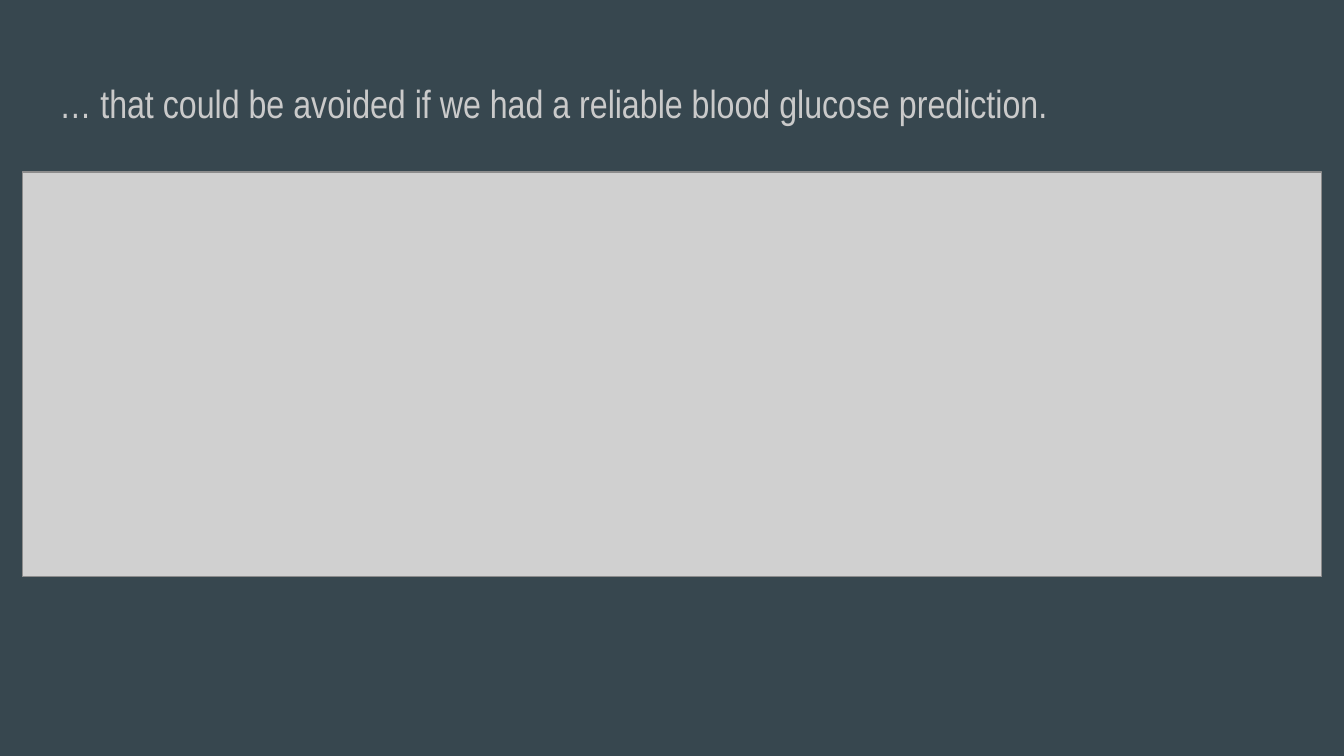
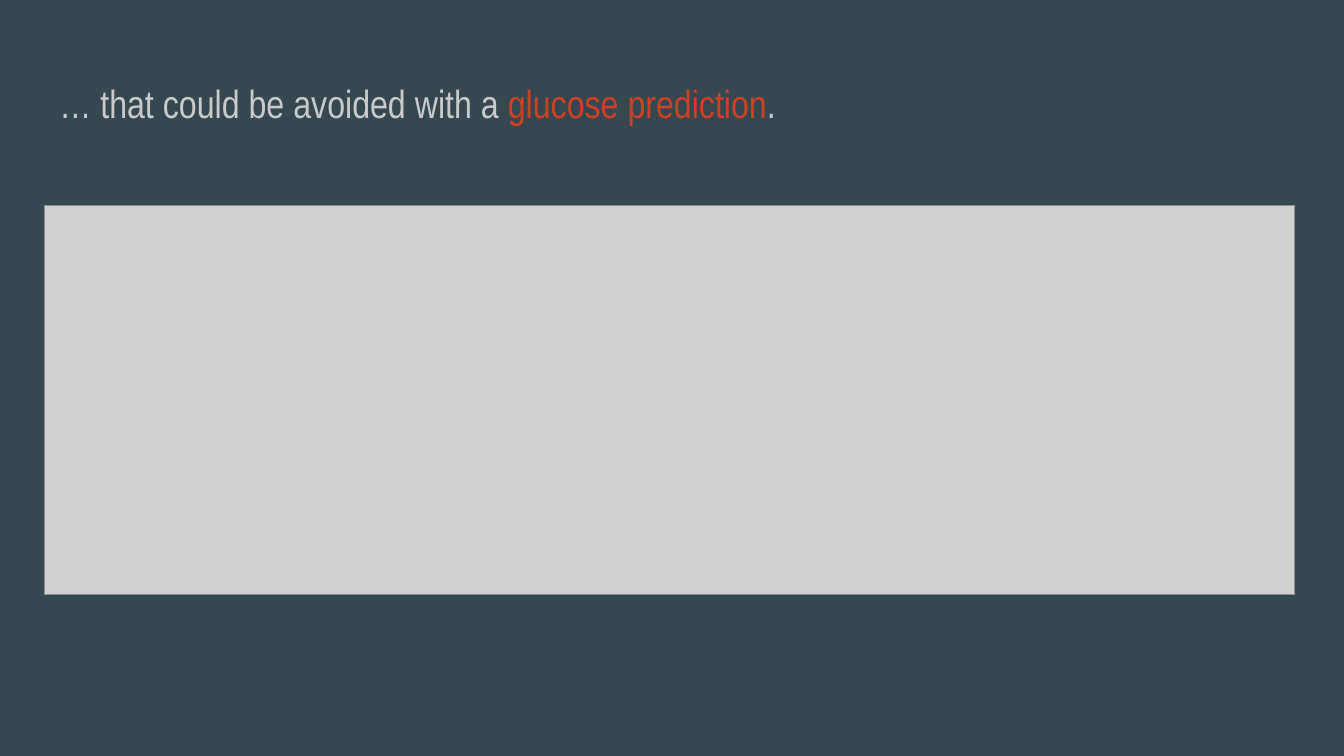
Before and after one commit to inaug22/capstone3, a slide deck: slide 3 of Capstone3Presentation.pptx. Drawn at 1344x756 pixels with LibreOffice and Linux fonts; fonts in the diff are those of the drawing; grey boxes stand for pictures. Boxes give left, top, right and bottom in pixels: in the first picture for what was removed or moved away, otherwise in the second. Text is boxed around its words. In the diff, an @@ line names an element or a change of style, - is before the commit and + after.

```diff
--- a/Capstone3Presentation.pptx
+++ b/Capstone3Presentation.pptx
@@ title at [100, 89, 776, 125]: text changed @@
-… that could be avoided if we had a reliable blood glucose prediction.
+… that could be avoided with a glucose prediction.
@@ picture: place and size @@
-picture at [23, 172, 1322, 577]
+picture at [44, 206, 1294, 594]
```
Also in this commit, not shown: 8 other slides changed, 2 slides added, 1 slide removed.
